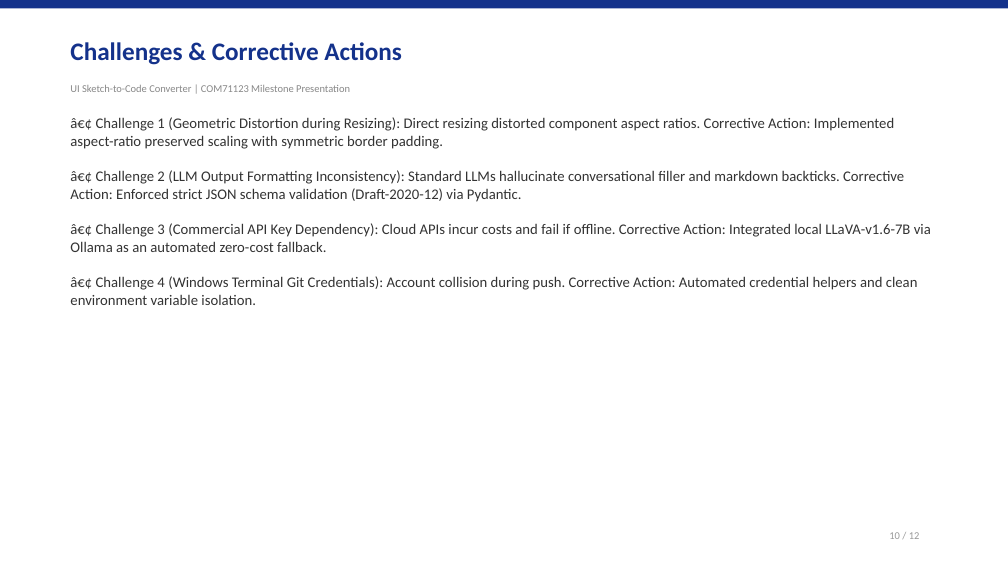
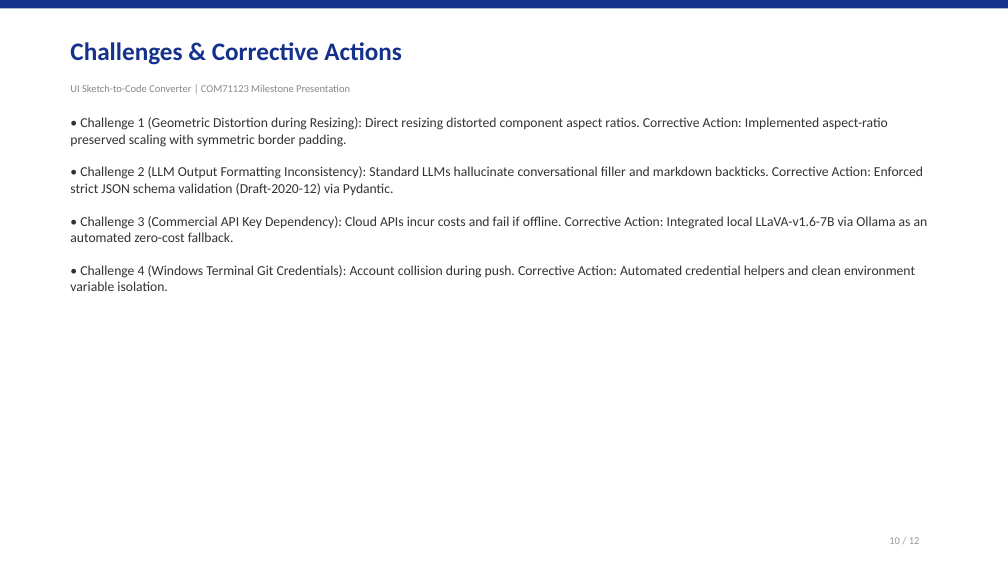
Before and after one commit to arun160420/ui-sketch-to-code, a slide deck: slide 10 of UI_Sketch_to_Code_Presentation.pptx. Drawn at 1008x567 pixels with LibreOffice and Linux fonts; fonts in the diff are those of the drawing. Boxes give left, top, right and bottom in pixels: in the first picture for what was removed or moved away, otherwise in the second. Text is boxed around its words. In the diff, an @@ line names an element or a change of style, - is before the commit and + after.

```diff
--- a/UI_Sketch_to_Code_Presentation.pptx
+++ b/UI_Sketch_to_Code_Presentation.pptx
@@ text at box(70, 117, 928, 291): text changed; size 14 to 13 pt @@
-â€¢ Challenge 1 (Geometric Distortion during Resizing): Direct resizing distorted component aspect ratios. Corrective Action: Implemented aspect-ratio preserved scaling with symmetric border padding.
-â€¢ Challenge 2 (LLM Output Formatting Inconsistency): Standard LLMs hallucinate conversational filler and markdown backticks. Corrective Action: Enforced strict JSON schema validation (Draft-2020-12) via Pydantic.
-â€¢ Challenge 3 (Commercial API Key Dependency): Cloud APIs incur costs and fail if offline. Corrective Action: Integrated local LLaVA-v1.6-7B via Ollama as an automated zero-cost fallback.
-â€¢ Challenge 4 (Windows Terminal Git Credentials): Account collision during push. Corrective Action: Automated credential helpers and clean environment variable isolation.
+• Challenge 1 (Geometric Distortion during Resizing): Direct resizing distorted component aspect ratios. Corrective Action: Implemented aspect-ratio preserved scaling with symmetric border padding.
+• Challenge 2 (LLM Output Formatting Inconsistency): Standard LLMs hallucinate conversational filler and markdown backticks. Corrective Action: Enforced strict JSON schema validation (Draft-2020-12) via Pydantic.
+• Challenge 3 (Commercial API Key Dependency): Cloud APIs incur costs and fail if offline. Corrective Action: Integrated local LLaVA-v1.6-7B via Ollama as an automated zero-cost fallback.
+• Challenge 4 (Windows Terminal Git Credentials): Account collision during push. Corrective Action: Automated credential helpers and clean environment variable isolation.
@@ text "10 / 12": place and size @@
-text "10 / 12" at box(889, 532, 920, 539)
+text "10 / 12" at box(889, 537, 920, 544)
```
Also in this commit, not shown: 10 other slides changed, 1 slide added, 1 slide removed, 1 other file.
